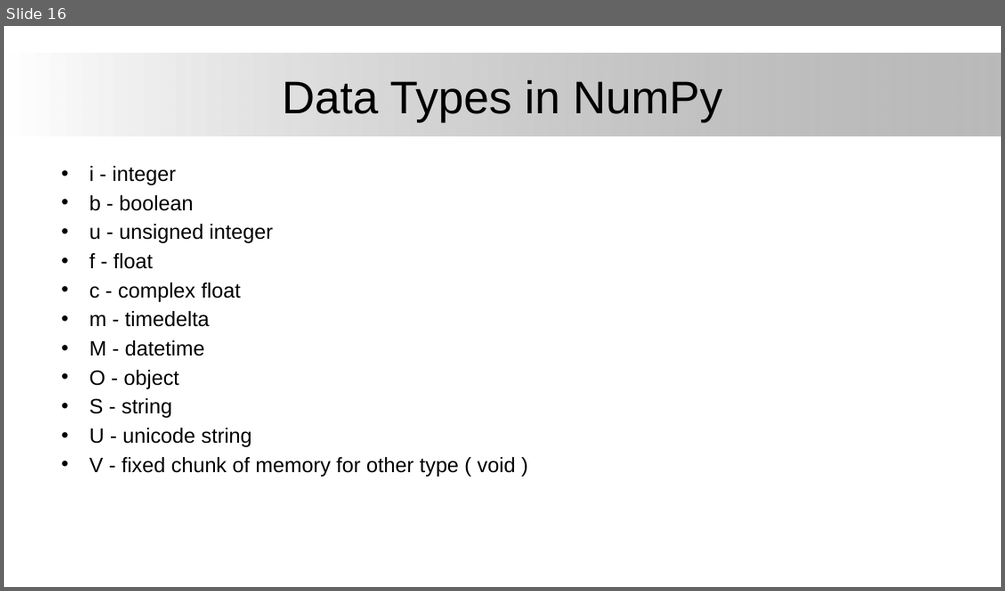
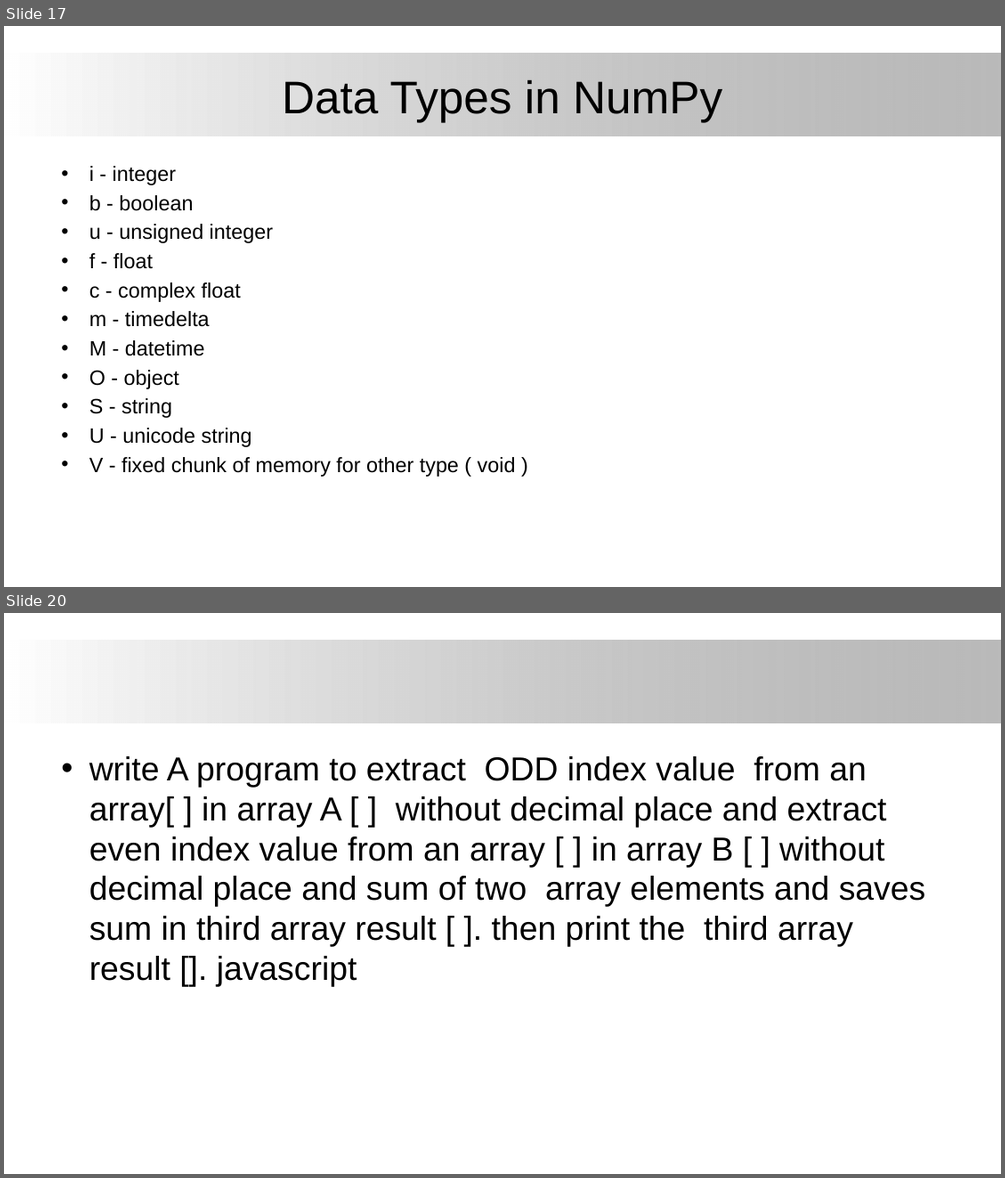
Before and after one commit to firstmentor/python-sql, a slide deck: Python Numpy.pptx. Shown one above the other, each under a label of ours: slide 16 before the commit, slides 17 and 20 after it; the slides between them are not shown. The pictures are 1005x591 and 1005x1178 pixels, drawn with LibreOffice and Linux fonts; fonts in the diff are those of the drawing; background and template pictures are left out. Boxes give left, top, right and bottom in pixels: in the first picture for what was removed or moved away, otherwise in the second. Text is boxed around its words. In the diff, an @@ line names an element or a change of style, - is before the commit and + after.

```diff
--- a/Python Numpy.pptx
+++ b/Python Numpy.pptx
@@ slide 20 added at (4, 613, 1001, 1174), background #FFFFFF; not listed: 1 template element that a slide beside it also shows @@
@@ text added at (89, 756, 926, 987), 32 pt, text #000000 @@
+• write A program to extract ODD index value from an array[ ] in array A [ ] without decimal place and extract even index value from an array [ ] in array B [ ] without decimal place and sum of two array elements and saves sum in third array result [ ]. then print the third array result []. javascript
@@ what was slide 16 is now slide 17 @@
```
Also in this commit, not shown: 1 slide changed, 3 other slides added, 26 other files.
